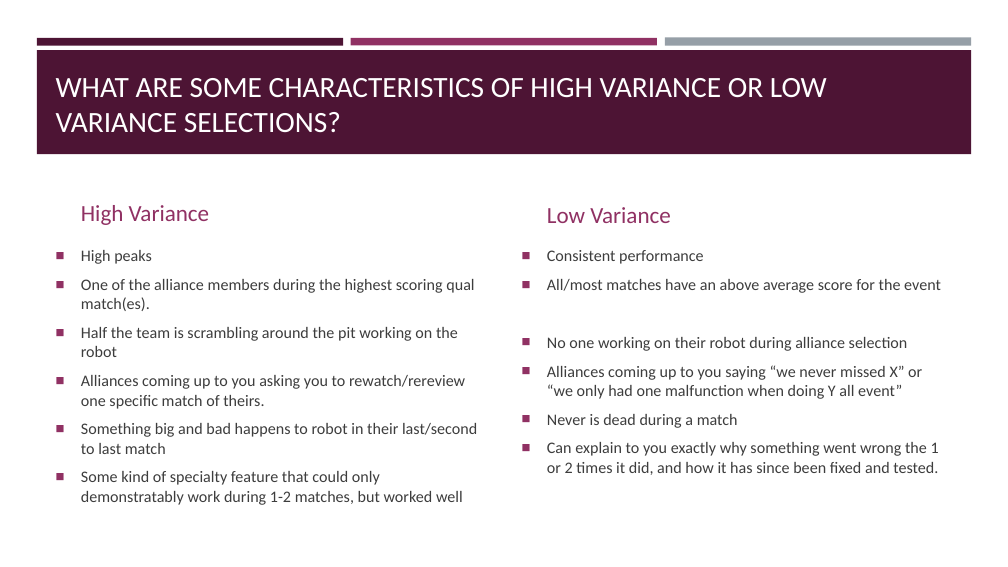
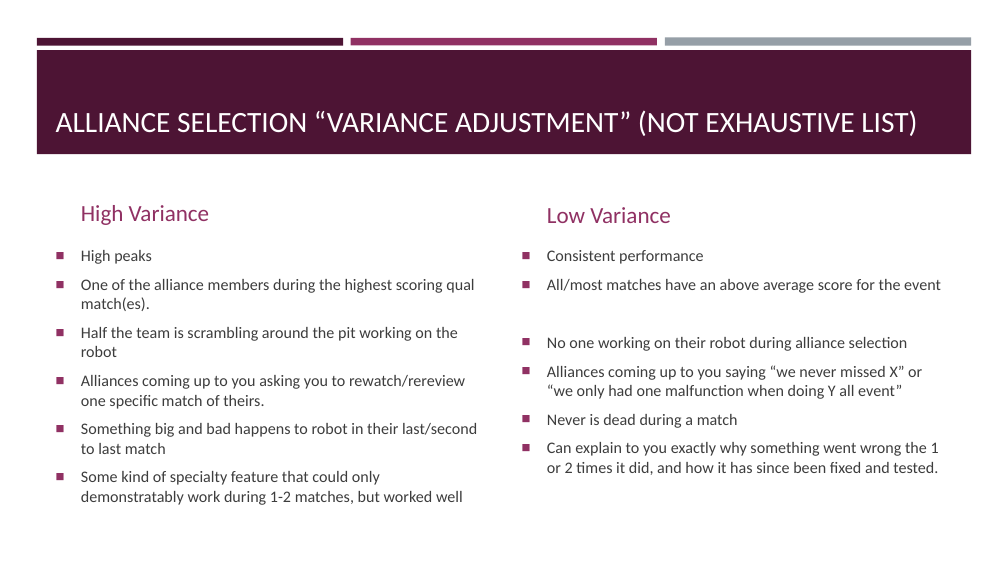
Before and after one commit to inkling16/Presentations, a slide deck: slide 30 of Statistics In FRC - FIRST Bootcamp 2019.pptx. Drawn at 1008x567 pixels with LibreOffice and Linux fonts; fonts in the diff are those of the drawing. Boxes give left, top, right and bottom in pixels: in the first picture for what was removed or moved away, otherwise in the second. Text is boxed around its words. In the diff, an @@ line names an element or a change of style, - is before the commit and + after.

```diff
--- a/Statistics In FRC - FIRST Bootcamp 2019.pptx
+++ b/Statistics In FRC - FIRST Bootcamp 2019.pptx
@@ title at [56,110,917,136]: text changed @@
-WHAT ARE SOME CHARACTERISTICS OF HIGH VARIANCE OR LOW VARIANCE SELECTIONS?
+ALLIANCE SELECTION “VARIANCE ADJUSTMENT” (NOT EXHAUSTIVE LIST)
```
Also in this commit, not shown: 10 other slides changed.
